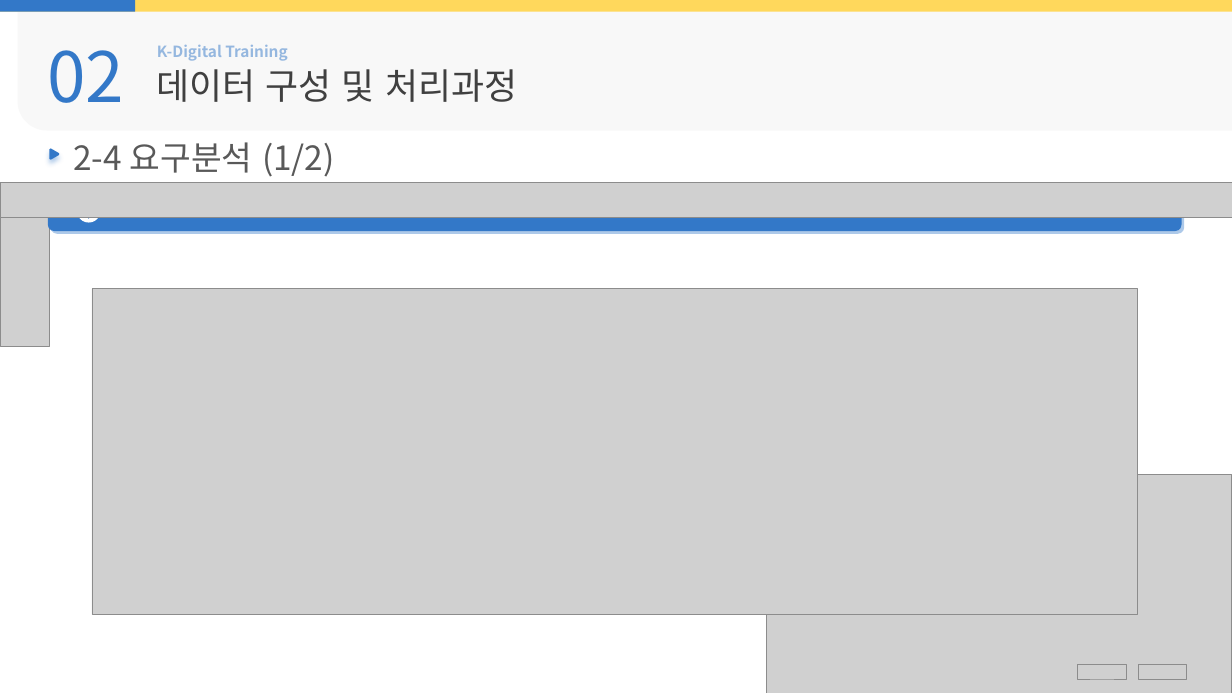
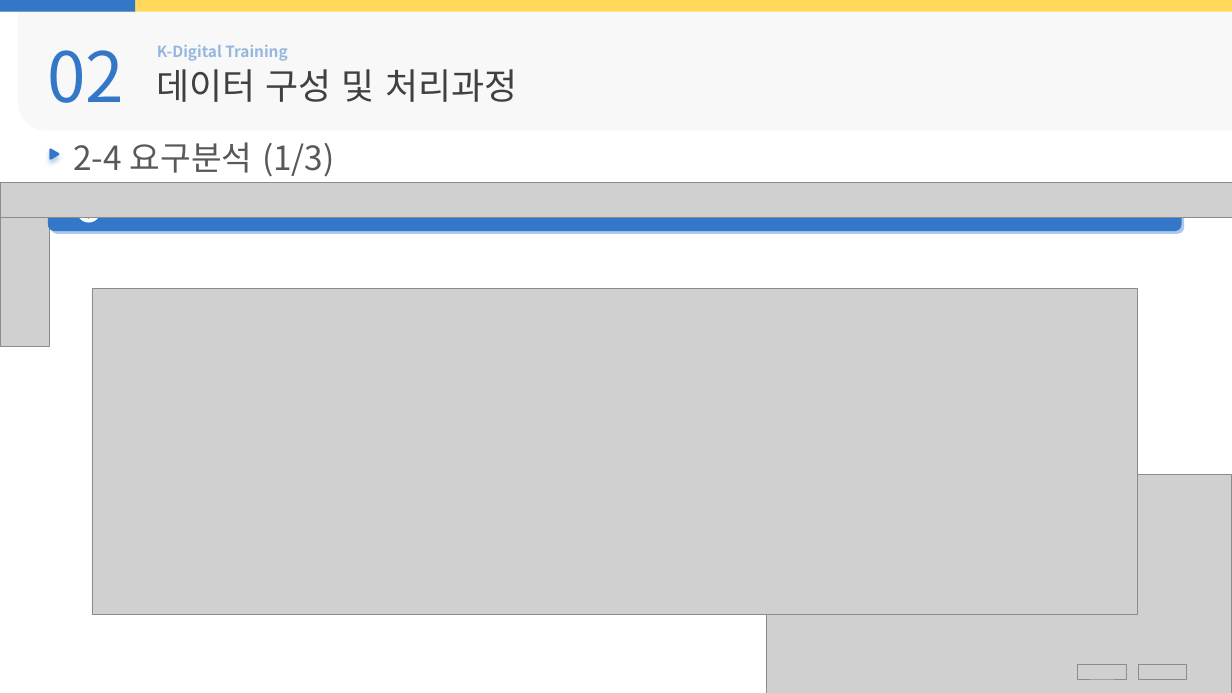
Before and after one commit to Hiddle00/project2_weather, a slide deck: slide 18 of 최종발표/05.D팀_최종발표.pptx (slide 17 before the commit). Drawn at 1232x693 pixels with LibreOffice and Linux fonts; fonts in the diff are those of the drawing; grey boxes stand for pictures. Boxes give left, top, right and bottom in pixels: in the first picture for what was removed or moved away, otherwise in the second. Text is boxed around its words. In the diff, an @@ line names an element or a change of style, - is before the commit and + after.

```diff
--- a/최종발표/05.D팀_최종발표.pptx
+++ b/최종발표/05.D팀_최종발표.pptx
@@ text at [73,142,335,177]: text changed @@
-2-4 요구분석 (1/2)
+2-4 요구분석 (1/3)
```
Also in this commit, not shown: 16 other slides changed, 9 other files.
